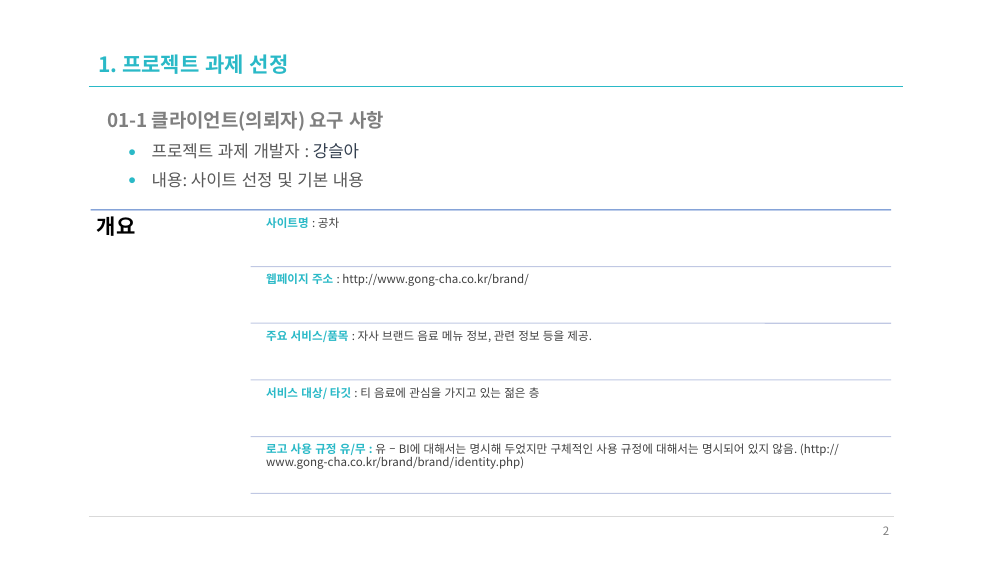
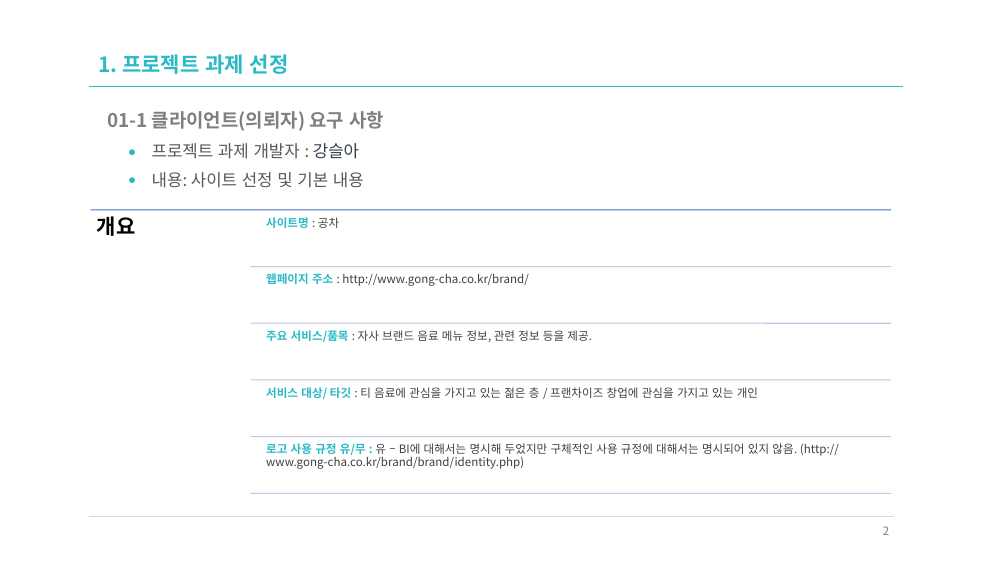
Before and after one commit to sakang07/Front-end_Study, a slide deck: slide 2 of n_01_UIUX요구분석_공차.pptx. Drawn at 1008x567 pixels with LibreOffice and Linux fonts; fonts in the diff are those of the drawing. Boxes give left, top, right and bottom in pixels: in the first picture for what was removed or moved away, otherwise in the second. Text is boxed around its words. In the diff, an @@ line names an element or a change of style, - is before the commit and + after.

```diff
--- a/n_01_UIUX요구분석_공차.pptx
+++ b/n_01_UIUX요구분석_공차.pptx
@@ text at <box>266,387,758,399</box>: text changed @@
-서비스 대상/ 타깃 : 티 음료에 관심을 가지고 있는 젊은 층
+서비스 대상/ 타깃 : 티 음료에 관심을 가지고 있는 젊은 층 / 프랜차이즈 창업에 관심을 가지고 있는 개인
```
Also in this commit, not shown: 1 other slide changed, 3 other files.
